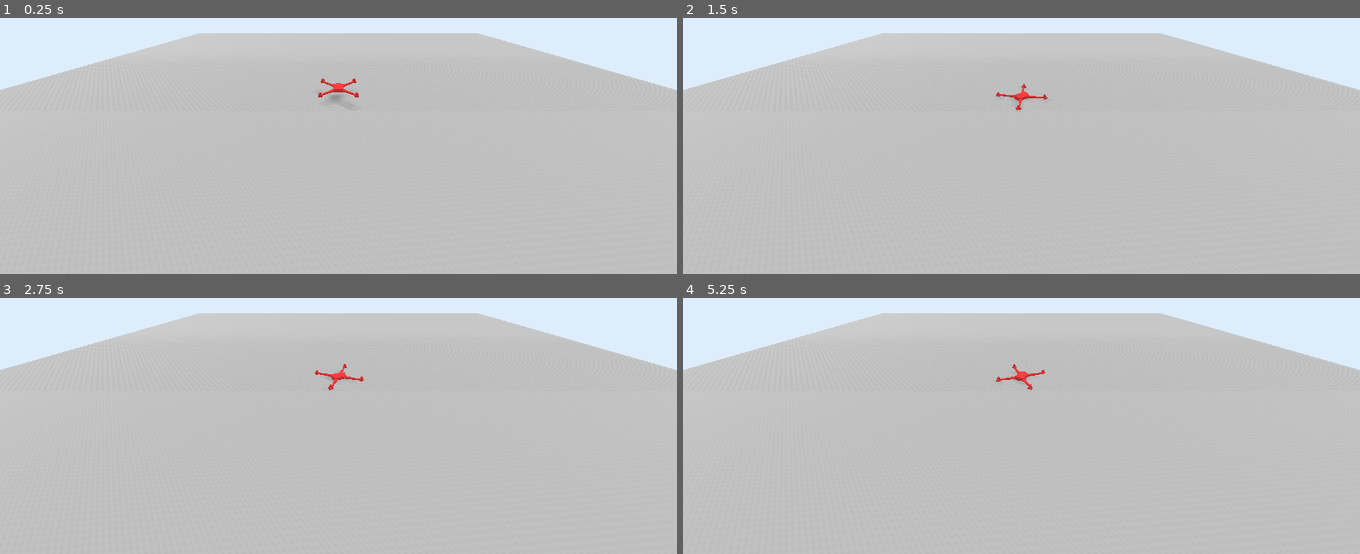
Above: before the commit, frames 1-4 (two rows, left to right).
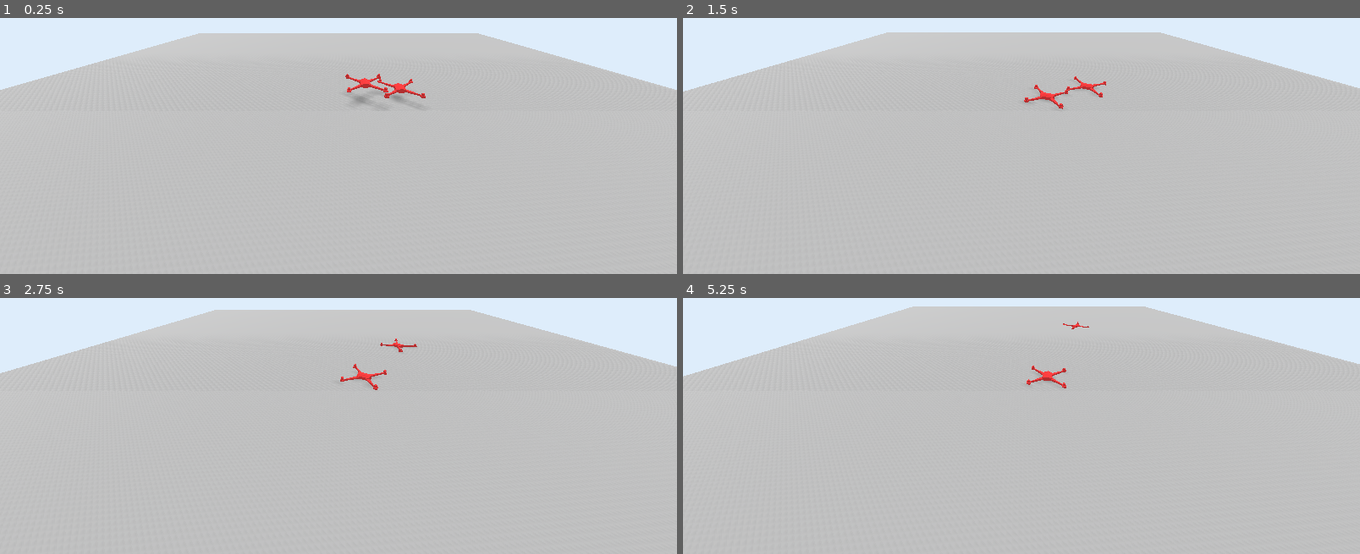
Above: after the commit, the same moments.

Repository: j4cobgarby/dronefleet
Game: Godot game, scene res://Main.tscn
The game is run twice, just before and just after one commit, with the same random seed, the same clock (stepped at 60 frames per second) and the same inputs.
Inputs:
- Up to frame 1 (0.25 s): no input
- Up to frame 2 (1.5 s): hold W 0.53-1.28 s; hold Q 0.53-1.28 s; tap Q at 1.35 s
- Up to frame 3 (2.75 s): hold W from 2.03 s (still down); hold Q from 2.03 s (still down)
- Up to frame 4 (5.25 s): release Q at 2.78 s; tap Q at 2.85, 4.35 s; release W at 3.53 s; hold Q 3.53-4.28 s; hold Q from 5.03 s (still down)

The runs differ from the first frame. In frame 1, 0.6% of the frame differs, in the area x 47-63%, y 21-34%; in frame 2, 0.8%; in frame 3, 1.4%; in frame 4, 2.3%, in the area x 0-100%, y 3-36%.

Commit message:
support for many drones

Diff:
--- a/dronesim/Drone.gd
+++ b/dronesim/Drone.gd
@@ -34,7 +34,7 @@
 ]
 
 func _ready():
-	if sock.listen(14445, server_addr) != OK:
+	if sock.listen(get_parent().client_port, server_addr) != OK:
 		print("Error listening")
 	else:
 		sock.set_dest_address(server_addr, server_port)
--- a/dronesim/Drone.tscn
+++ b/dronesim/Drone.tscn
@@ -1,7 +1,8 @@
-[gd_scene load_steps=15 format=2]
+[gd_scene load_steps=16 format=2]
 
 [ext_resource path="res://drone.obj" type="ArrayMesh" id=1]
 [ext_resource path="res://Drone.gd" type="Script" id=2]
+[ext_resource path="res://DroneContainer.gd" type="Script" id=3]
 
 [sub_resource type="PhysicsMaterial" id=1]
 friction = 0.0
@@ -41,6 +42,7 @@
 points = PoolVector3Array( -5.03125, 0.256299, -5.03125, -5.03125, 0.256299, -3.9688, -4.98493, -0.2, -4.96949, -4.9750 …(482 unchanged characters)…
 
 [node name="Drone" type="Spatial"]
+script = ExtResource( 3 )
 
 [node name="RigidBody" type="RigidBody" parent="."]
 mass = 0.54
--- /dev/null
+++ b/dronesim/DroneContainer.gd
@@ -0,0 +1,3 @@
+extends Spatial
+
+export(int) var client_port = 14445
--- a/dronesim/Main.tscn
+++ b/dronesim/Main.tscn
@@ -39,7 +39,7 @@
 shadow_enabled = true
 
 [node name="Drone" parent="." instance=ExtResource( 1 )]
-transform = Transform( 1, 0, 0, 0, 1, 0, 0, 0, 1, 0, 4.9214, 0 )
+transform = Transform( 1, 0, 0, 0, 1, 0, 0, 0, 1, -16.4623, 4.75553, 0 )
 
 [node name="Camera" type="Camera" parent="."]
 transform = Transform( -1, 3.26756e-08, -8.10867e-08, 0, 0.927523, 0.373765, 8.74228e-08, 0.373765, -0.927523, 0, 27.443, -51.5424 )
@@ -47,3 +47,7 @@
 current = true
 fov = 87.9
 far = 1660.0
+
+[node name="Drone2" parent="." instance=ExtResource( 1 )]
+transform = Transform( 1, 0, 0, 0, 1, 0, 0, 0, 1, -7.07369, 6.24356, 0 )
+client_port = 14446
Not shown, removed: dronesim/pid_log.txt
Not shown, changed: dronesim/drone.py
Not shown, changed: dronesim/pid.py
Not shown, changed: dronesim/server.py
